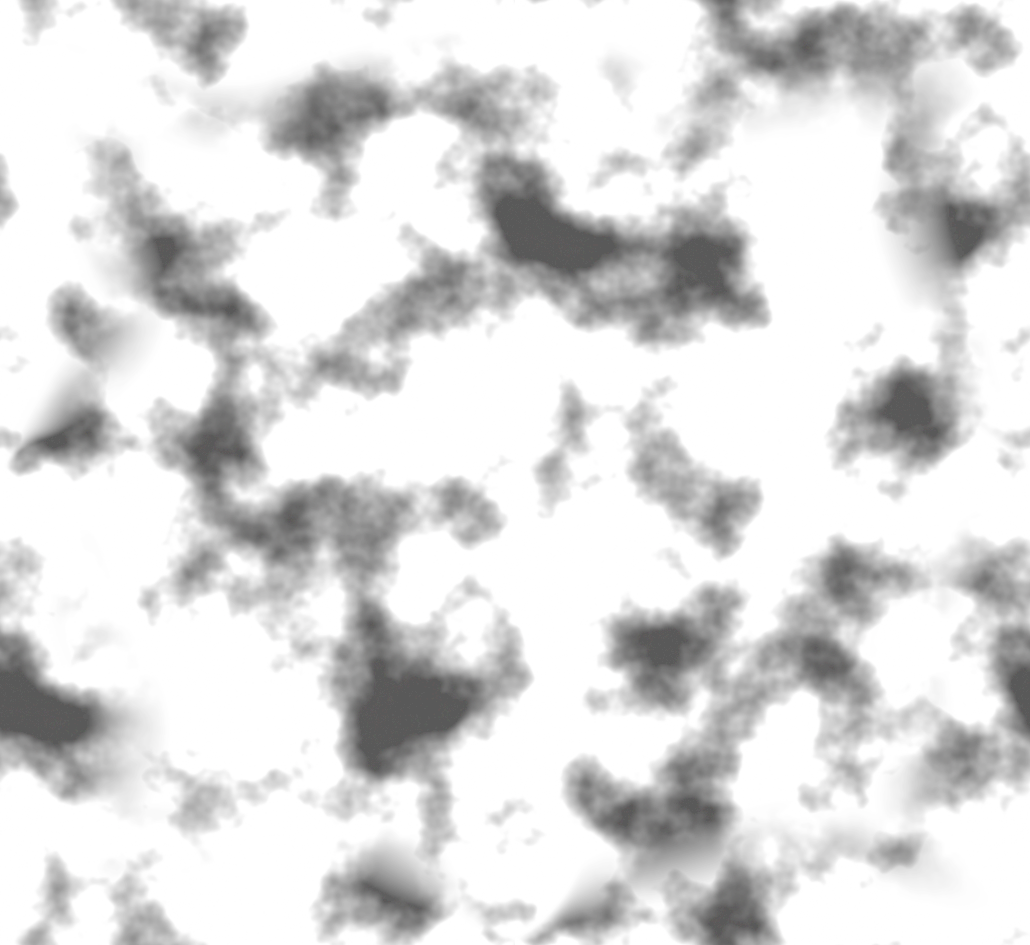
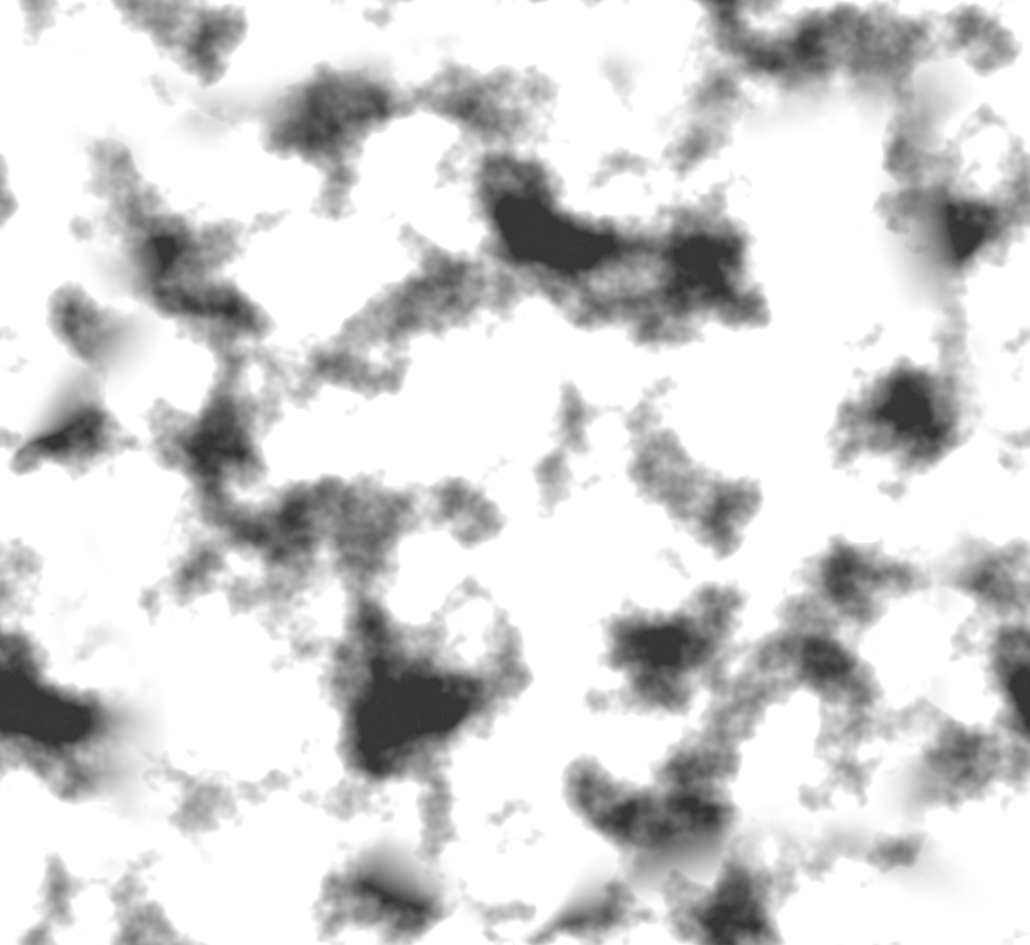
Layered file, before and after one edit (1030px x 945px). Changes by layer:
pixels changed over bbox(0, 0, 1030, 945) (layer not identified)
